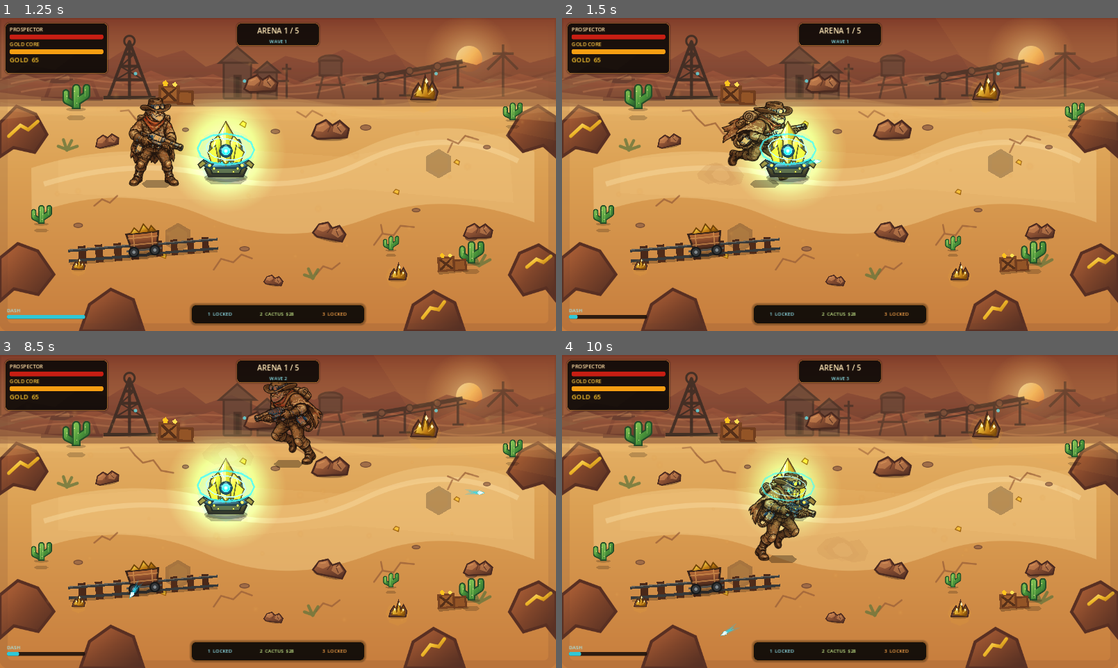
Above: before the commit, frames 1-4 (two rows, left to right).
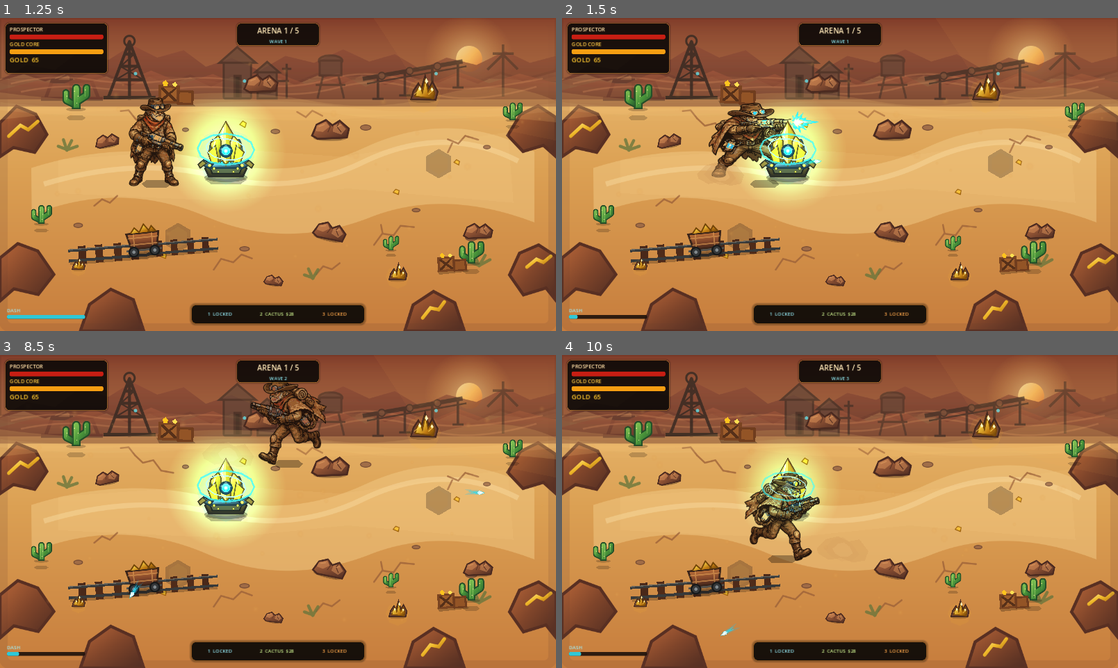
Above: after the commit, the same moments.

Repository: motomotoo1997-art/monster-quest
Game: Godot game, scene res://scenes/main/Main.tscn
Same seed, same stepped clock (60 frames per second), same inputs: the game is played once before the commit and once after it.
Inputs (mouse positions are in pixels of both pictures, inside the frame that each line leads up to):
- Up to frame 1 (1.25 s): click "START RUN" at 0.5 s
- Up to frame 2 (1.5 s): tap Enter at 1.25 s; move the mouse to (962, 158) at 1.27 s; press the mouse at (962, 158) at 1.28 s; hold D (move_right) from 1.28 s (still down); tap Space (dash) at 1.35 s
- Up to frame 3 (8.5 s): move the mouse to (166, 527) at 2.02 s; release D (move_right) at 2.03 s; release the mouse at (166, 527) at 2.03 s; hold S (move_down) 2.03-2.78 s; click (166, 527) at 2.1 s; tap Space (dash) at 2.3, 3.8, 5.3, 6.8, 7.35, 8.3 s; move the mouse to (333, 442) at 2.77 s; press the mouse at (333, 442) at 2.78 s; hold D (move_right) 2.78-3.53 s; tap E (ability_e) at 2.85 s; move the mouse to (250, 574) at 3.52 s; release the mouse at (250, 574) at 3.53 s; hold W (move_up) 3.53-4.28 s; tap Q (ability_q) at 3.6 s; move the mouse to (444, 558) at 4.27 s; press the mouse at (444, 558) at 4.28 s; hold A (move_left) 4.28-5.78 s; tap R (ability_r) at 4.35 s; move the mouse to (111, 464) at 5.02 s; release the mouse at (111, 464) at 5.03 s; tap 1 (build_1) at 5.1 s; move the mouse to (305, 511) at 5.77 s; press the mouse at (305, 511) at 5.78 s; hold S (move_down) 5.78-6.53 s; tap 2 (build_2) at 5.85 s; move the mouse to (194, 433) at 6.52 s; release the mouse at (194, 433) at 6.53 s; hold D (move_right) 6.53-7.28 s; tap 3 (build_3) at 6.6 s; move the mouse to (400, 495) at 7.27 s; press the mouse at (400, 495) at 7.28 s; hold W (move_up) 7.28-8.03 s; move the mouse to (166, 527) at 8.02 s; release the mouse at (166, 527) at 8.03 s; hold D (move_right) from 8.03 s (still down); click (166, 527) at 8.1 s
- Up to frame 4 (10 s): move the mouse to (895, 442) at 8.77 s; release D (move_right) at 8.78 s; press the mouse at (895, 442) at 8.78 s; hold S (move_down) 8.78-9.53 s; tap Space (dash) at 8.85, 9.8 s; move the mouse to (812, 574) at 9.52 s; release the mouse at (812, 574) at 9.53 s; hold A (move_left) from 9.53 s (still down); click (812, 574) at 9.6 s

Frame 1 is identical in both runs. In frame 2, 1.9% of the frame differs, in the area x 26-47%, y 26-52%; in frame 3, 1.6%; in frame 4, 1.8%.

Commit message:
art: add Prospector dash and death presentation

Diff:
--- a/gold-rush-roguelike/scenes/player/Prospector.tscn
+++ b/gold-rush-roguelike/scenes/player/Prospector.tscn
@@ -25,7 +25,7 @@
 height = 34.0
 
 [sub_resource type="SpriteFrames" id="SpriteFrames_player"]
-animations = [{"frames":[{"duration":1.0,"texture":ExtResour …(953 unchanged characters)… op":false,"name":&"ability","speed":7.0}]
+animations = [{"frames":[{"duration":1.0,"texture":ExtResour …(953 unchanged characters)… op":false,"name":&"ability","speed":7.0},{"frames":[{"duration":1.0,"texture":ExtResource("11_move1")},{"duration":1.0,"texture":ExtResource("14_attack0")},{"duration":1.0,"texture":ExtResource("13_move3")}],"loop":false,"name":&"dash","speed":15.0},{"frames":[{"duration":1.0,"texture":ExtResource("18_hit0")},{"duration":1.0,"texture":ExtResource("15_attack1")},{"duration":1.0,"texture":ExtResource("12_move2")},{"duration":1.0,"texture":ExtResource("9_idle2")}],"loop":false,"name":&"death","speed":6.5}]
 
 [node name="Prospector" type="CharacterBody2D" groups=["player"]]
 z_index = 6
--- a/gold-rush-roguelike/scripts/player/prospector.gd
+++ b/gold-rush-roguelike/scripts/player/prospector.gd
@@ -14,6 +14,7 @@
 @export_range(0.0, 2.0, 0.01) var dash_invulnerability: float = 0.18
 @export_range(0.02, 1.0, 0.01) var attack_pose_hold: float = 0.12
 @export_range(0.02, 1.0, 0.01) var hit_pose_hold: float = 0.18
+@export_range(0.2, 2.0, 0.05) var death_visual_duration: float = 0.78
 
 var _input_enabled := true
 var _dash_remaining := 0.0
@@ -25,6 +26,8 @@
 var _dash_direction := Vector2.RIGHT
 var _dash_cooldown_multiplier := 1.0
 var _visual_time := 0.0
+var _death_visual_elapsed := 0.0
+var _is_dead := false
 var _body_base_position := Vector2.ZERO
 var _body_base_scale := Vector2.ONE
 
@@ -52,6 +55,11 @@
 
 func _physics_process(delta: float) -> void:
 	_update_timers(delta)
+	if _is_dead:
+		velocity = velocity.move_toward(Vector2.ZERO, deceleration * delta)
+		move_and_slide()
+		_update_body_visual(Vector2.ZERO, delta)
+		return
 	_update_aim()
 	if not _input_enabled:
 		velocity = velocity.move_toward(Vector2.ZERO, deceleration * delta)
@@ -84,7 +92,7 @@
 
 
 func request_dash() -> void:
-	if not _input_enabled or _dash_cooldown_remaining > 0.0 or _dash_remaining > 0.0:
+	if not _input_enabled or _is_dead or _dash_cooldown_remaining > 0.0 or _dash_remaining > 0.0:
 		return
 	var input_dir := Input.get_vector("move_left", "move_right", "move_up", "move_down")
 	_dash_direction = input_dir.normalized() if not input_dir.is_zero_approx() else get_aim_direction()
@@ -92,6 +100,7 @@
 	_dash_cooldown_remaining = dash_cooldown * _dash_cooldown_multiplier
 	_invulnerability_remaining = dash_invulnerability
 	hurtbox_component.monitorable = false
+	body_visual.play(&"dash")
 	dash_started.emit()
 	dash_cooldown_changed.emit(_dash_cooldown_remaining, dash_cooldown * _dash_cooldown_multiplier)
 
@@ -139,7 +148,7 @@
 
 
 func _handle_fire() -> void:
-	if not Input.is_action_pressed("fire"):
+	if _is_dead or not Input.is_action_pressed("fire"):
 		return
 	weapon_component.try_fire(muzzle.global_position, get_aim_direction(), team_component.team)
 
@@ -153,9 +162,27 @@
 
 func _update_body_visual(input_dir: Vector2, delta: float) -> void:
 	_visual_time += delta
+	if _is_dead:
+		_death_visual_elapsed += delta
+		if body_visual.animation != &"death":
+			body_visual.play(&"death")
+		var death_t := clampf(_death_visual_elapsed / maxf(death_visual_duration, 0.01), 0.0, 1.0)
+		var eased := 1.0 - pow(1.0 - death_t, 2.0)
+		var fall_direction := -1.0 if body_visual.flip_h else 1.0
+		body_visual.position = _body_base_position + Vector2(5.0 * fall_direction * eased, 19.0 * eased)
+		body_visual.rotation = fall_direction * 1.02 * eased
+		body_visual.scale = Vector2(_body_base_scale.x * (1.0 + 0.05 * eased), _body_base_scale.y * (1.0 - 0.16 * eased))
+		var fade := clampf((death_t - 0.72) / 0.28, 0.0, 1.0)
+		body_visual.modulate = Color(1.0, 0.88, 0.76, 1.0 - fade * 0.62)
+		return
+
+	body_visual.rotation = 0.0
 	if _hit_pose_remaining > 0.0:
 		if body_visual.animation != &"hit":
 			body_visual.play(&"hit")
+	elif _dash_remaining > 0.0:
+		if body_visual.animation != &"dash":
+			body_visual.play(&"dash")
 	elif _attack_pose_remaining > 0.0:
 		if body_visual.animation != &"attack":
 			body_visual.play(&"attack")
@@ -173,9 +200,11 @@
 	body_visual.modulate = Color.WHITE
 
 	if _dash_remaining > 0.0:
-		var dash_pulse := 0.5 + 0.5 * sin(_visual_time * 24.0)
-		body_visual.position = _body_base_position + Vector2(0.0, -2.0)
-		body_visual.scale = Vector2(_body_base_scale.x * (1.12 + dash_pulse * 0.05), _body_base_scale.y * 0.90)
+		var dash_progress := 1.0 - clampf(_dash_remaining / maxf(dash_duration, 0.01), 0.0, 1.0)
+		var dash_arch := sin(dash_progress * PI)
+		body_visual.position = _body_base_position + Vector2(0.0, -3.0 - dash_arch * 2.0)
+		body_visual.scale = Vector2(_body_base_scale.x * (1.15 + dash_arch * 0.09), _body_base_scale.y * (0.88 - dash_arch * 0.04))
+		body_visual.rotation = clampf(_dash_direction.y * 0.10, -0.10, 0.10)
 		return
 
 	if not input_dir.is_zero_approx():
@@ -205,23 +234,32 @@
 
 
 func _on_weapon_fired(_projectile: Node2D) -> void:
+	if _is_dead:
+		return
 	_attack_pose_remaining = attack_pose_hold
-	body_visual.play(&"attack")
+	if _dash_remaining <= 0.0:
+		body_visual.play(&"attack")
 
 
 func _on_health_changed(current: float, _maximum: float) -> void:
-	if current < _last_health and current > 0.0:
+	if not _is_dead and current < _last_health and current > 0.0:
 		_hit_pose_remaining = hit_pose_hold
 		body_visual.play(&"hit")
 	_last_health = current
 
 
 func _on_health_died() -> void:
+	_is_dead = true
+	_death_visual_elapsed = 0.0
+	_attack_pose_remaining = 0.0
+	_hit_pose_remaining = 0.0
+	_dash_remaining = 0.0
 	set_input_enabled(false)
 	hurtbox_component.monitorable = false
+	body_visual.play(&"death")
 	player_died.emit()
 
 
 func _on_knockback_requested(force: Vector2) -> void:
-	if _dash_remaining <= 0.0:
+	if not _is_dead and _dash_remaining <= 0.0:
 		velocity += force
